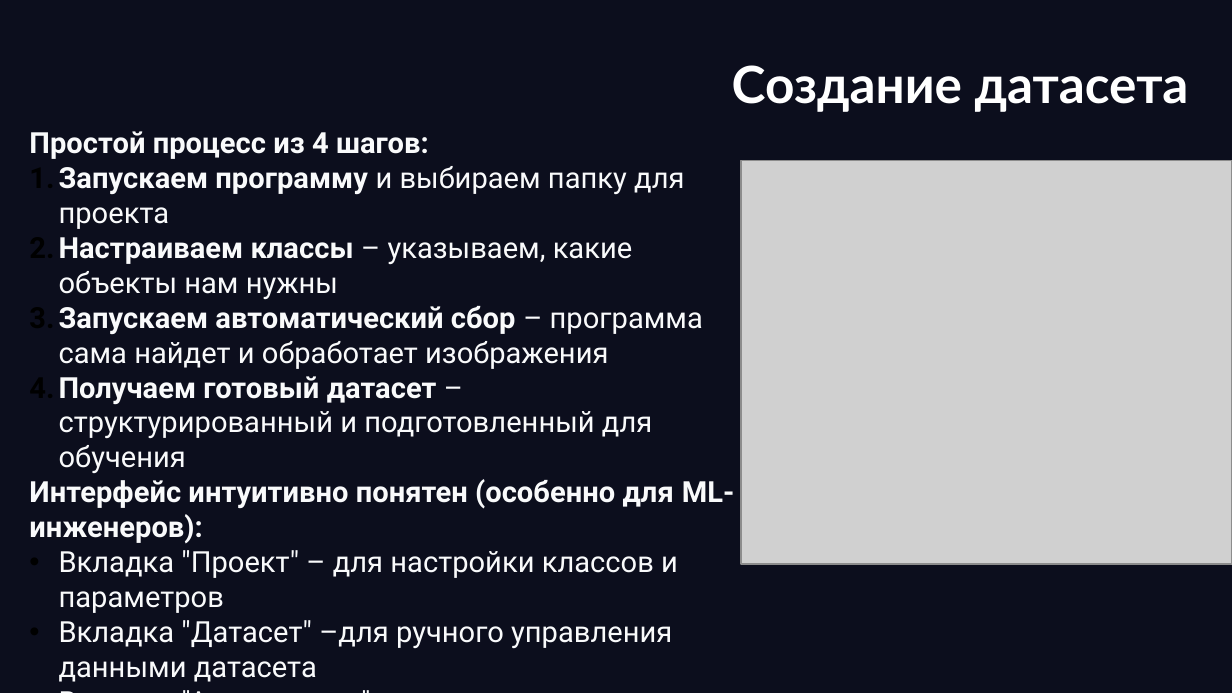
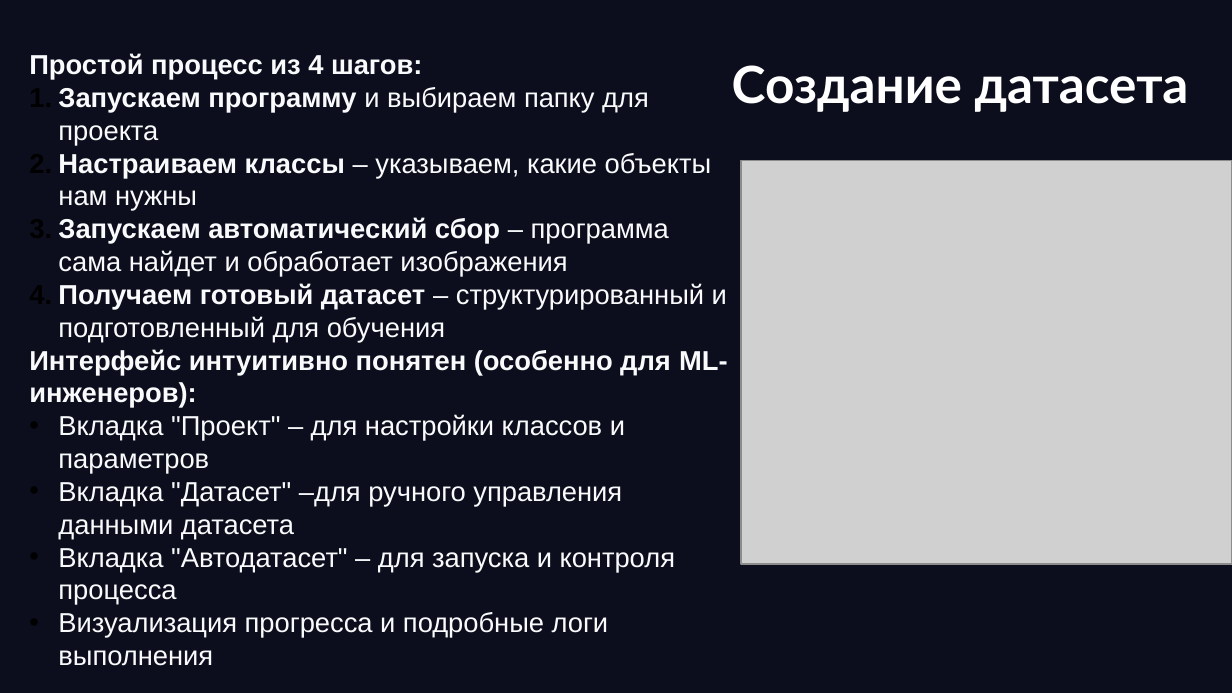
Before and after one commit to b1t0nese/MacLearn, a slide deck: slide 5 of doc/презентация.pptx. Drawn at 1232x693 pixels with LibreOffice and Linux fonts; fonts in the diff are those of the drawing; grey boxes stand for pictures; background and template pictures are left out. Boxes give left, top, right and bottom in pixels: in the first picture for what was removed or moved away, otherwise in the second. Text is boxed around its words. In the diff, an @@ line names an element or a change of style, - is before the commit and + after.

```diff
--- a/doc/презентация.pptx
+++ b/doc/презентация.pptx
@@ text "Простой процесс из 4 шагов:": place and size @@
-text "Простой процесс из 4 шагов:" at box(29, 131, 735, 648)
+text "Простой процесс из 4 шагов:" at box(29, 53, 727, 666)
@@ text "Простой процесс из 4 шагов:" at box(29, 53, 727, 666): size 17 to 16 pt, font Roboto to Arial @@
```
Also in this commit, not shown: 8 other slides changed, 1 slide added, 10 other files.
